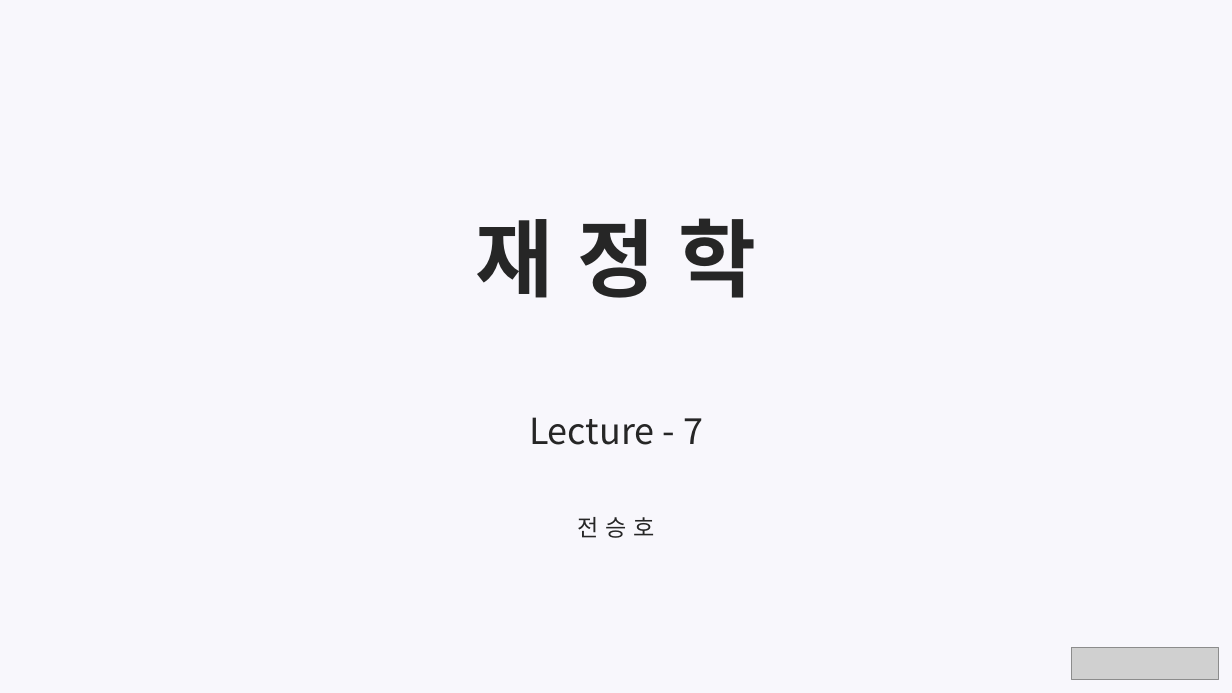
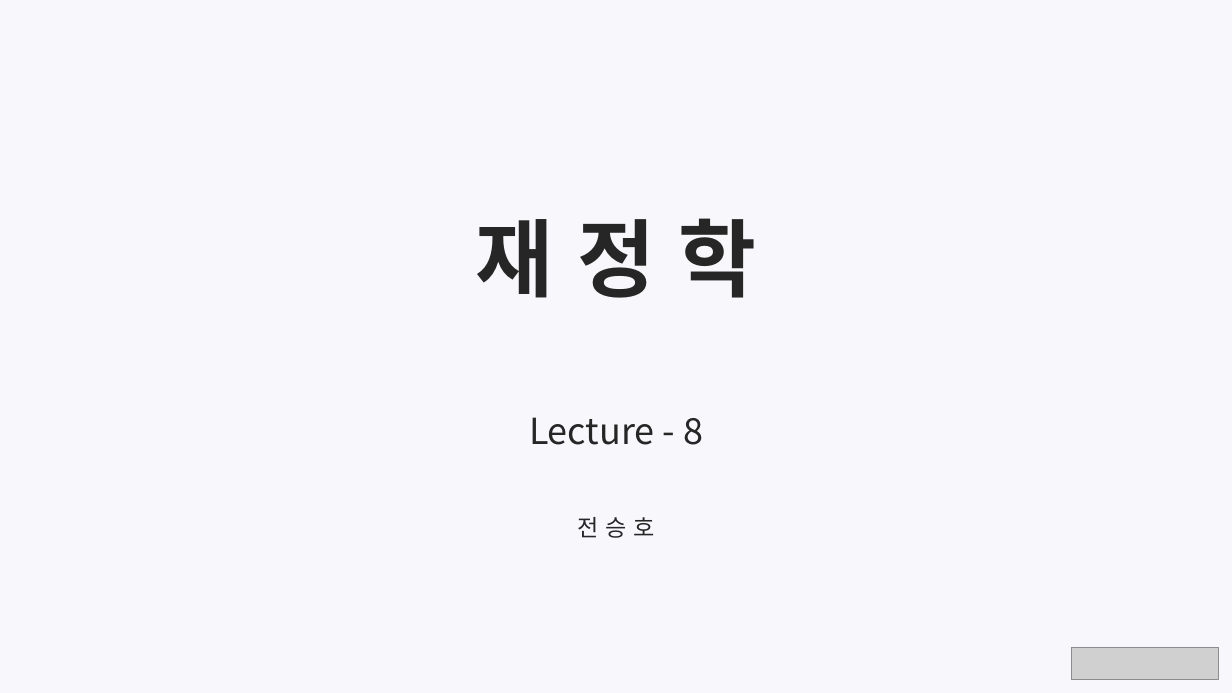
Before and after one commit to meandthey/Teaching, a slide deck: slide 1 of 재정학/01_Lectures/재정학_Chapter_8.pptx. Drawn at 1232x693 pixels with LibreOffice and Linux fonts; fonts in the diff are those of the drawing; grey boxes stand for pictures. Boxes give left, top, right and bottom in pixels: in the first picture for what was removed or moved away, otherwise in the second. Text is boxed around its words. In the diff, an @@ line names an element or a change of style, - is before the commit and + after.

```diff
--- a/재정학/01_Lectures/재정학_Chapter_8.pptx
+++ b/재정학/01_Lectures/재정학_Chapter_8.pptx
@@ subtitle at [529, 417, 703, 445]: text changed @@
-Lecture - 7
+Lecture - 8
```
Also in this commit, not shown: 6 other slides changed, 1 slide added, 30 slides removed, 5 other files.
